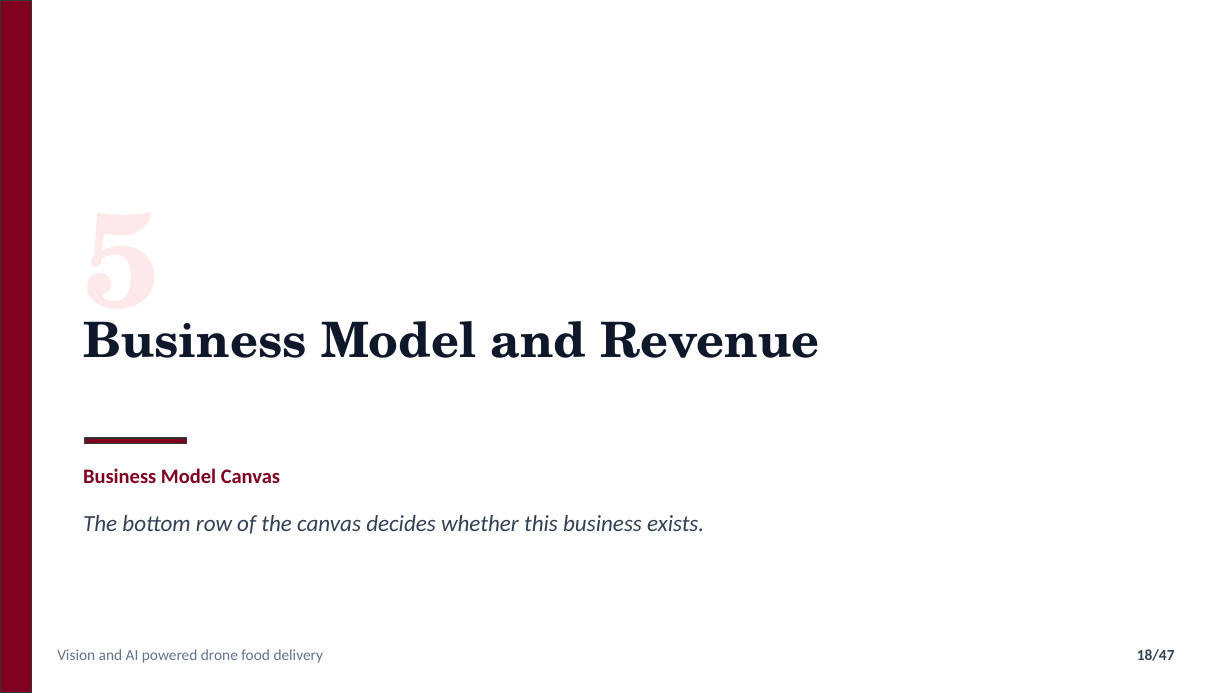
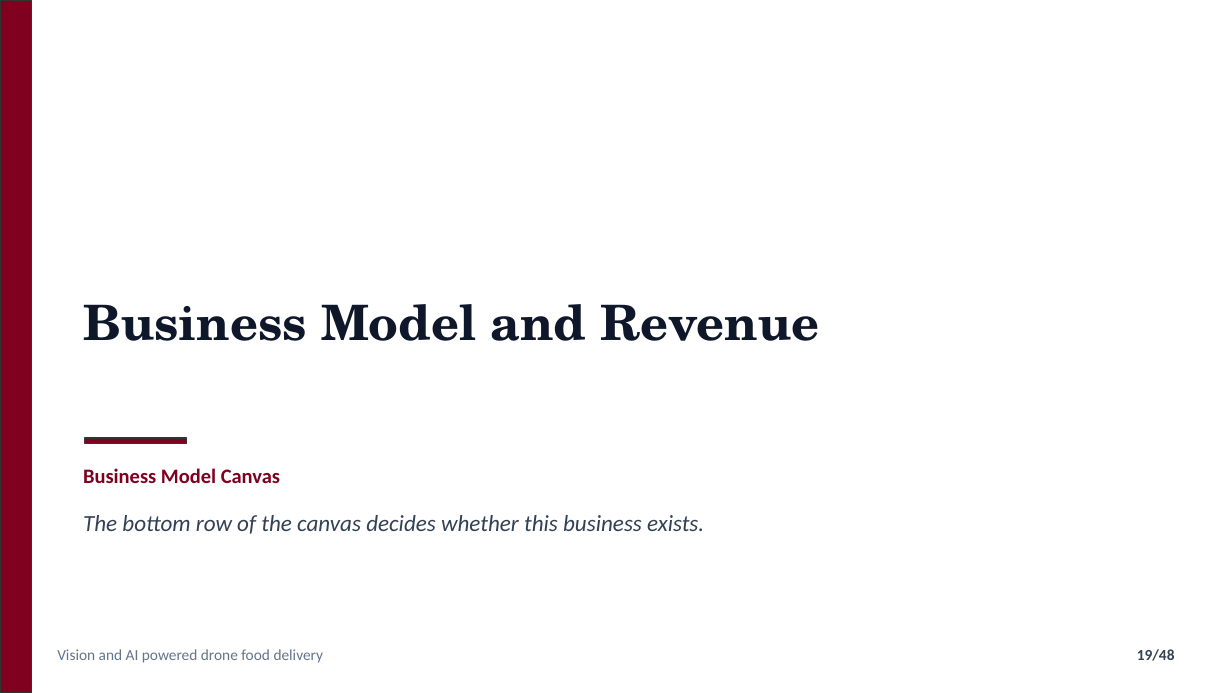
Before and after one commit to nafiskabbo/presentation-hum, a slide deck: slide 19 of output/AeroSetu_Group_Presentation-v1.pptx (slide 18 before the commit). Drawn at 1232x693 pixels with LibreOffice and Linux fonts; fonts in the diff are those of the drawing. Boxes give left, top, right and bottom in pixels: in the first picture for what was removed or moved away, otherwise in the second. Text is boxed around its words. In the diff, an @@ line names an element or a change of style, - is before the commit and + after.

```diff
--- a/output/AeroSetu_Group_Presentation-v1.pptx
+++ b/output/AeroSetu_Group_Presentation-v1.pptx
@@ text "Business Model and Revenue": place and size @@
-text "Business Model and Revenue" at (83, 321, 819, 358)
+text "Business Model and Revenue" at (83, 304, 819, 341)
@@ text "Business Model and Revenue" at (83, 304, 819, 341): vertical alignment top to middle @@
@@ text removed at (83, 321, 160, 351) @@
-5
@@ page number at (1137, 649, 1175, 661): text changed @@
-18/47
+19/48
```
Also in this commit, not shown: 13 other slides changed, 2 slides added, 1 slide removed, 5 other files.
